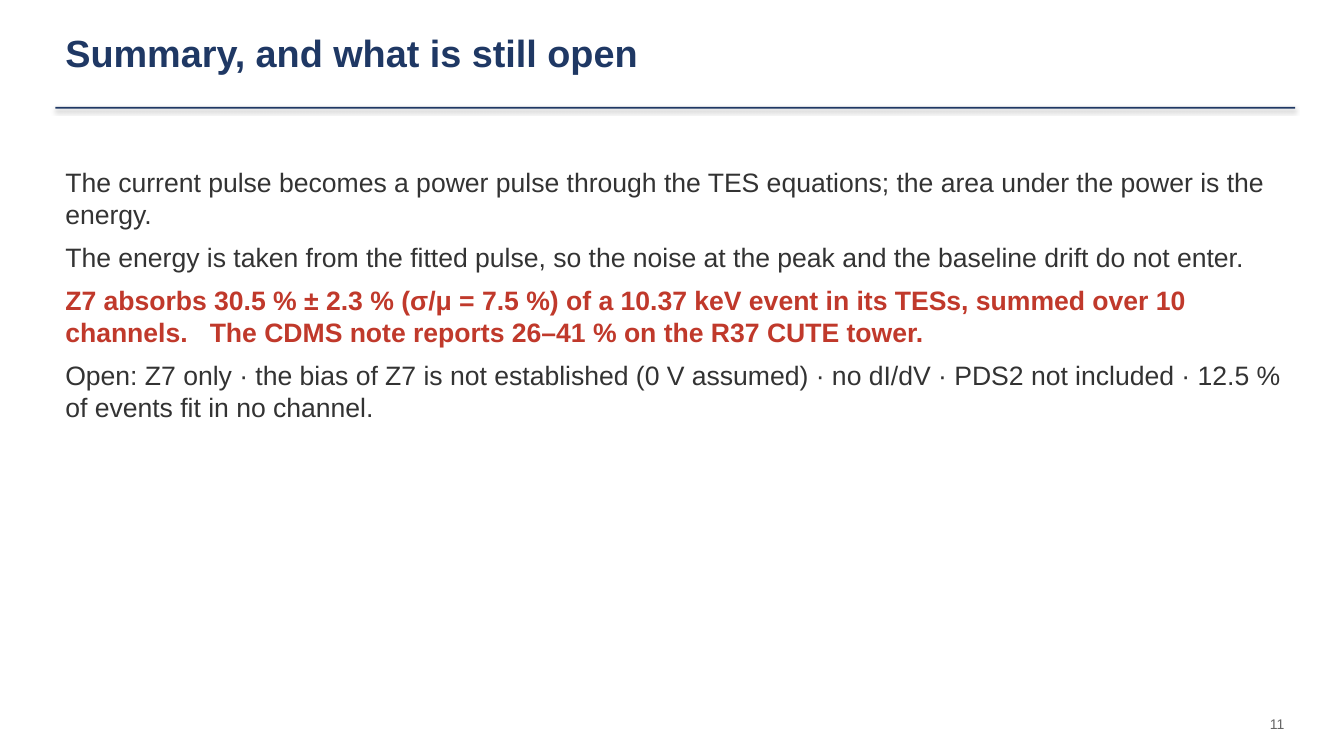
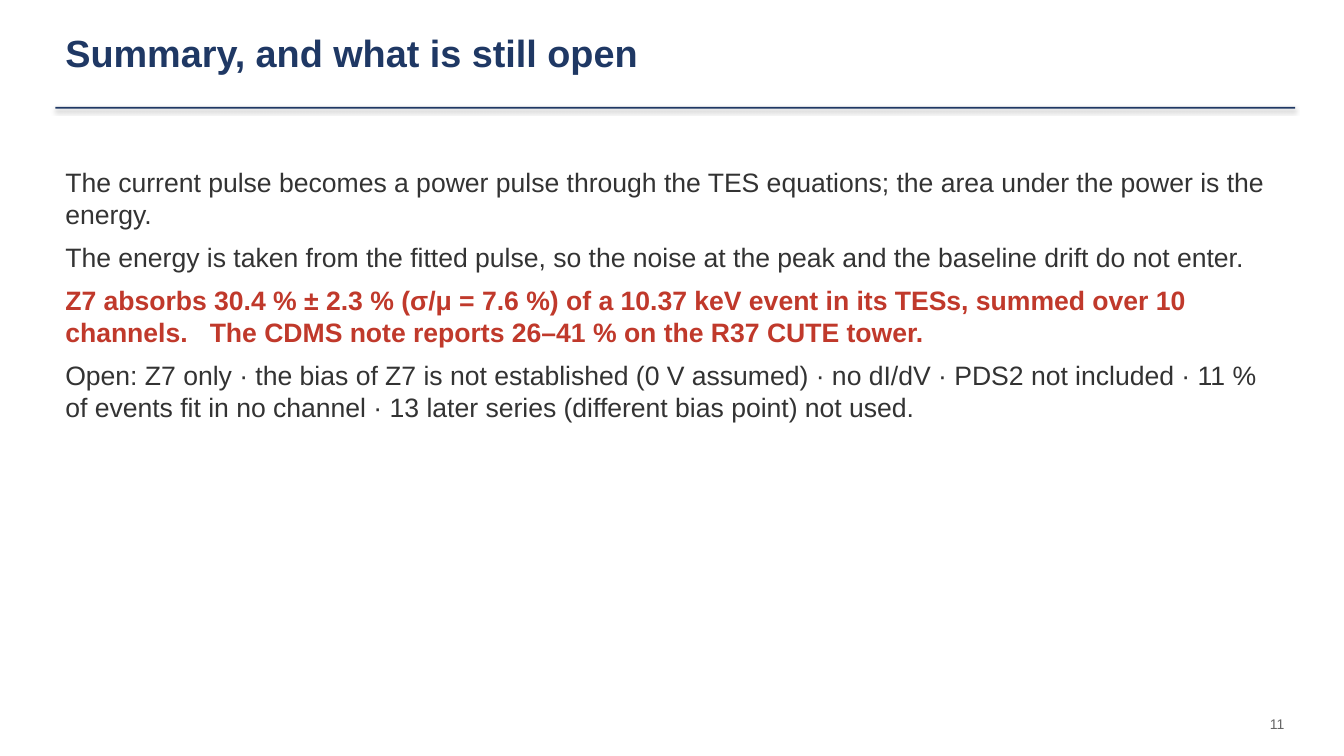
Before and after one commit to ZhihengLi0/urop, a slide deck: slide 11 of snolab_run4_phonon_pulse_analysis/collection_efficiency/presentation/SNOLAB_R4_collection_efficiency_20260910.pptx. Drawn at 1344x756 pixels with LibreOffice and Linux fonts; fonts in the diff are those of the drawing. Boxes give left, top, right and bottom in pixels: in the first picture for what was removed or moved away, otherwise in the second. Text is boxed around its words. In the diff, an @@ line names an element or a change of style, - is before the commit and + after.

```diff
--- a/snolab_run4_phonon_pulse_analysis/collection_efficiency/presentation/SNOLAB_R4_collection_efficiency_20260910.pptx
+++ b/snolab_run4_phonon_pulse_analysis/collection_efficiency/presentation/SNOLAB_R4_collection_efficiency_20260910.pptx
@@ text at box(65, 290, 1226, 423): text changed; text colour #C0392B to #333333; bold off @@
-Z7 absorbs 30.5 % ± 2.3 % (σ/μ = 7.5 %) of a 10.37 keV event in its TESs, summed over 10 channels. The CDMS note reports 26–41 % on the R37 CUTE tower.
-Open: Z7 only · the bias of Z7 is not established (0 V assumed) · no dI/dV · PDS2 not included · 12.5 % of events fit in no channel.
+Z7 absorbs 30.4 % ± 2.3 % (σ/μ = 7.6 %) of a 10.37 keV event in its TESs, summed over 10 channels. The CDMS note reports 26–41 % on the R37 CUTE tower.
+Open: Z7 only · the bias of Z7 is not established (0 V assumed) · no dI/dV · PDS2 not included · 11 % of events fit in no channel · 13 later series (different bias point) not used.
```
Also in this commit, not shown: 6 other slides changed, 31 other files.
